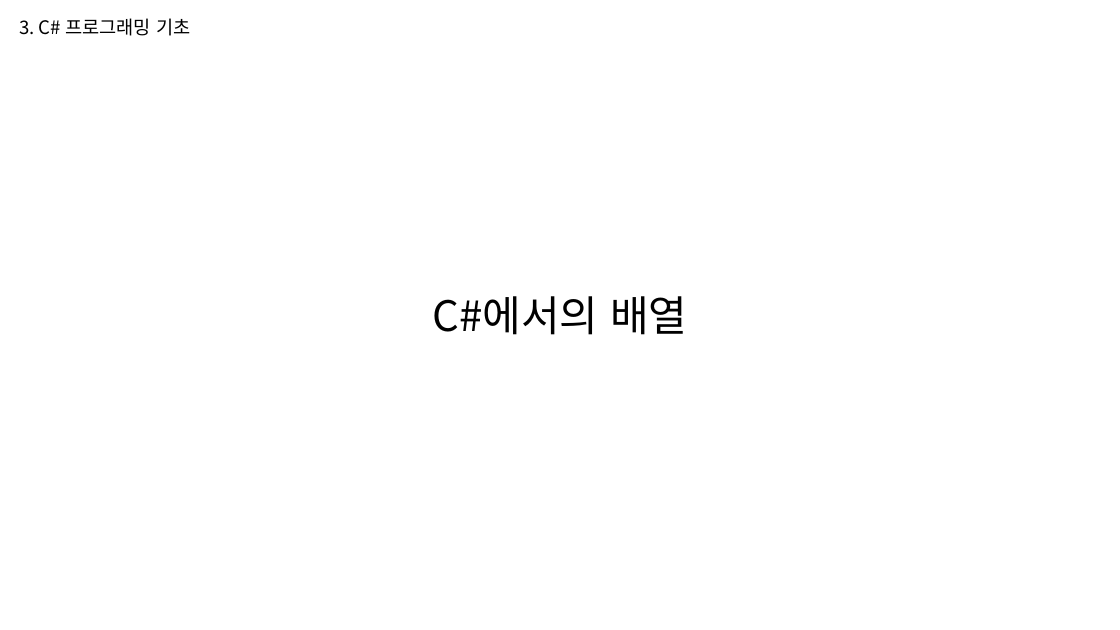
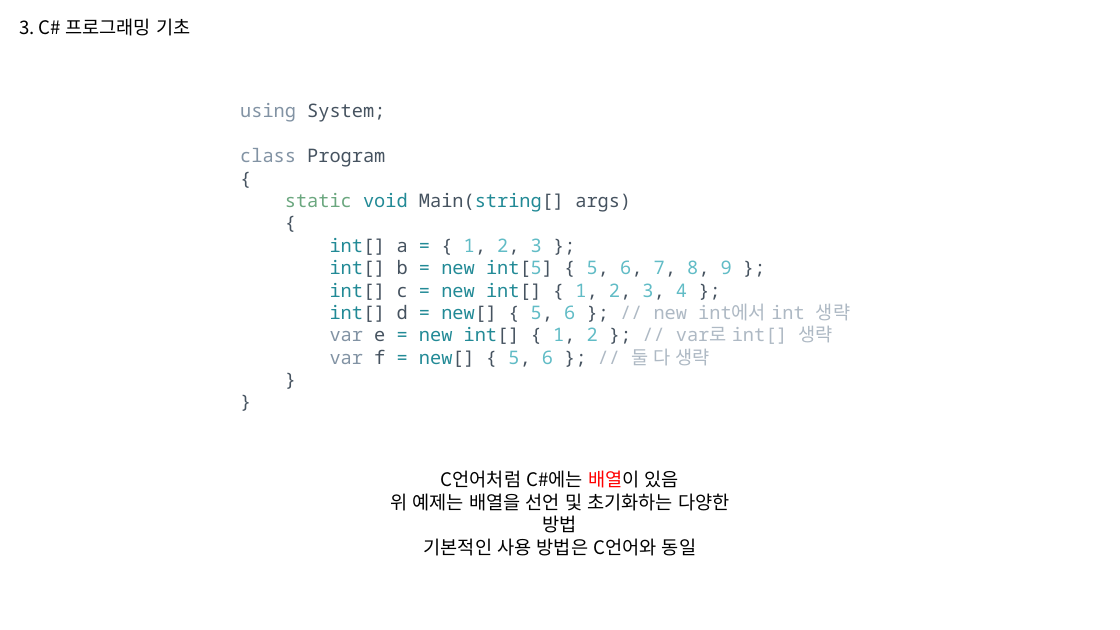
Before and after one commit to WooLyung/2023-Unity-CSharp, a slide deck: slide 29 of 1. C# 기초.pptx (slide 26 before the commit). Drawn at 1120x630 pixels with LibreOffice and Linux fonts; fonts in the diff are those of the drawing. Boxes give left, top, right and bottom in pixels: in the first picture for what was removed or moved away, otherwise in the second. Text is boxed around its words. In the diff, an @@ line names an element or a change of style, - is before the commit and + after.

```diff
--- a/1. C# 기초.pptx
+++ b/1. C# 기초.pptx
@@ text added at (x1=240, y1=103, x2=850, y2=367), 16 pt, text #465360 @@
+using System;
+class Program
+{
+static void Main(string[] args)
+{
+int[] a = { 1, 2, 3 };
+int[] b = new int[5] { 5, 6, 7, 8, 9 };
+int[] c = new int[] { 1, 2, 3, 4 };
+int[] d = new[] { 5, 6 }; // new int에서 int 생략
+var e = new int[] { 1, 2 }; // var로 int[] 생략
+var f = new[] { 5, 6 }; // 둘 다 생략
+}
+}
@@ text removed at (x1=432, y1=296, x2=687, y2=335) @@
-C#에서의 배열
@@ text added at (x1=390, y1=470, x2=729, y2=556), 16 pt, text #000000 @@
+C언어처럼 C#에는 배열이 있음
+위 예제는 배열을 선언 및 초기화하는 다양한 방법
+기본적인 사용 방법은 C언어와 동일
```
Also in this commit, not shown: 9 other slides changed, 8 slides added.
